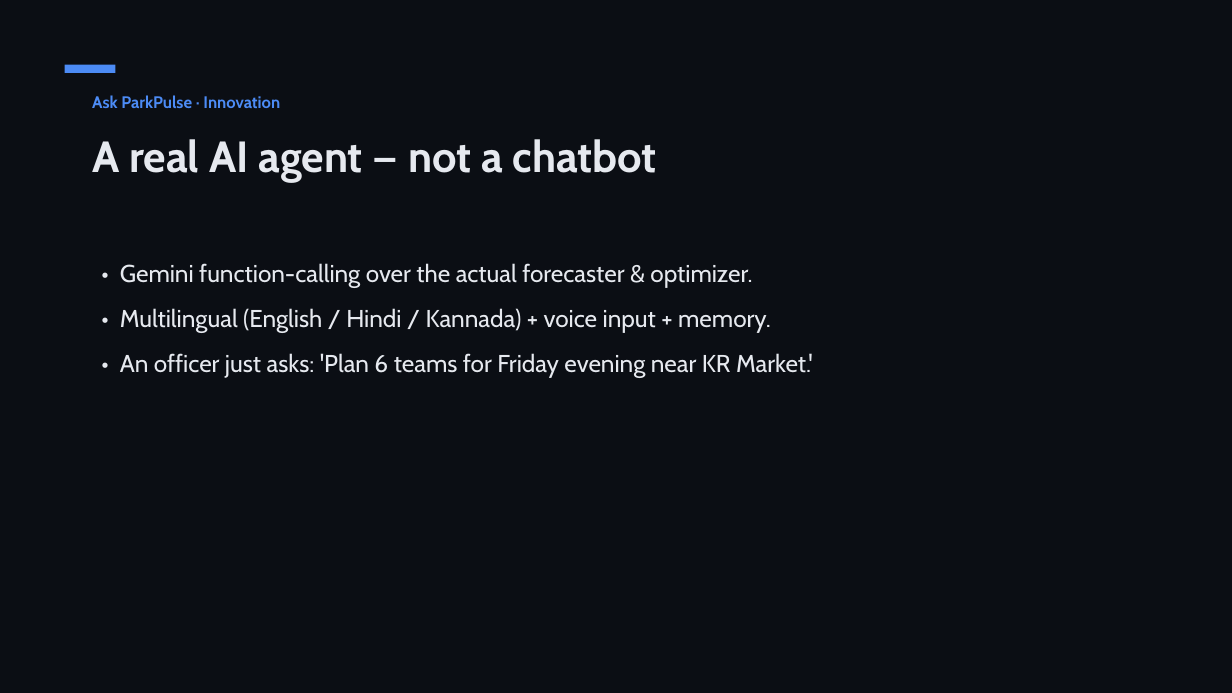
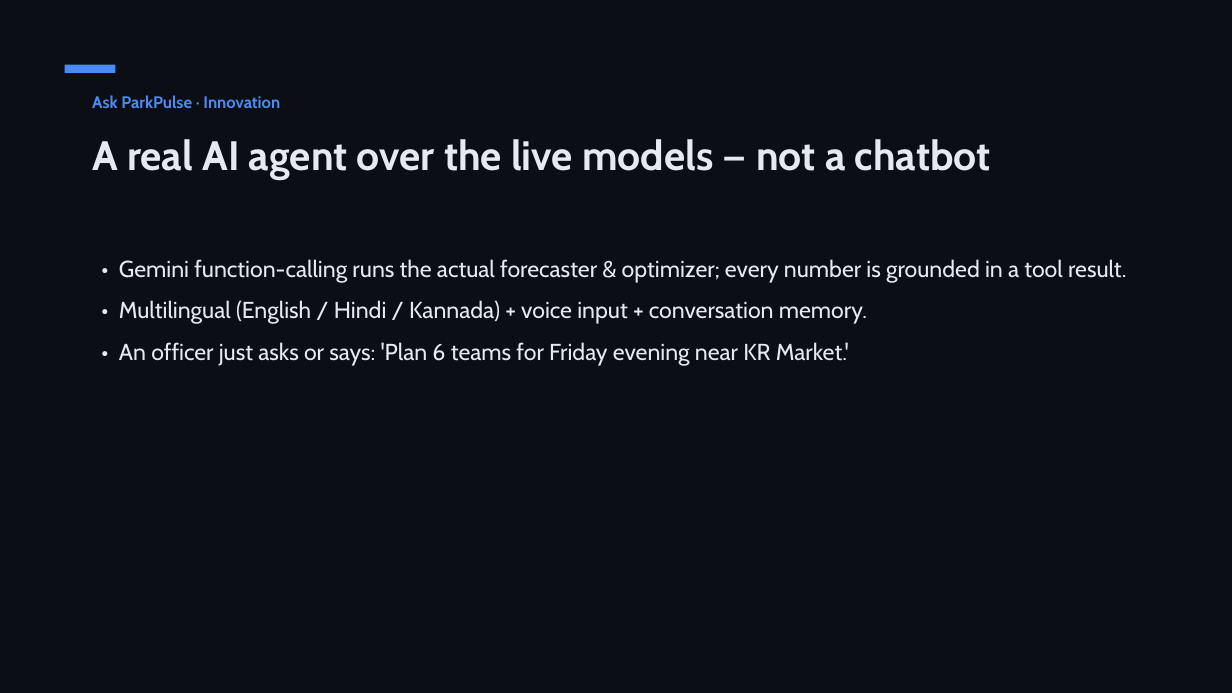
Before and after one commit to shubhambhattog/flipkart-gridlock-2.0-r2, a slide deck: slide 10 of pitch/ParkPulse_Deck.pptx. Drawn at 1232x693 pixels with LibreOffice and Linux fonts; fonts in the diff are those of the drawing. Boxes give left, top, right and bottom in pixels: in the first picture for what was removed or moved away, otherwise in the second. Text is boxed around its words. In the diff, an @@ line names an element or a change of style, - is before the commit and + after.

```diff
--- a/pitch/ParkPulse_Deck.pptx
+++ b/pitch/ParkPulse_Deck.pptx
@@ text at box(92, 139, 991, 180): text changed; size 34 to 32 pt @@
-A real AI agent — not a chatbot
+A real AI agent over the live models — not a chatbot
@@ text at box(119, 259, 1126, 366): text changed; size 19 to 18 pt @@
-• Gemini function-calling over the actual forecaster & optimizer.
-• Multilingual (English / Hindi / Kannada) + voice input + memory.
-• An officer just asks: 'Plan 6 teams for Friday evening near KR Market.'
+• Gemini function-calling runs the actual forecaster & optimizer; every number is grounded in a tool result.
+• Multilingual (English / Hindi / Kannada) + voice input + conversation memory.
+• An officer just asks or says: 'Plan 6 teams for Friday evening near KR Market.'
```
Also in this commit, not shown: 12 other slides changed, 1 slide added, 20 other files.
